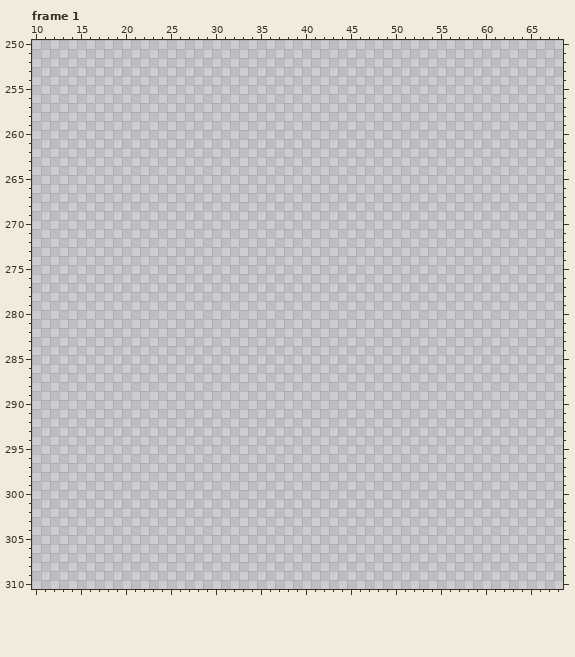
Pixel-art file: art/karlpilkington/pilkington_scale.aseprite. The first picture shows the starting point.
640x360 pixels, 29 frames. Colours within 5 levels of each other are drawn and written as one. Shown: frame 1: x 10..68, y 250..310. The commit also changed other frames or places, which this record leaves out.
Visible layers, top first: "Carl/Minions/Layer 19", "Carl/Minions/Layer 18", "Carl/Bullet/Layer 20", "Carl/CarlSprites/Layer 15", "Carl/CarlSprites/Layer 14", "Carl/CarlSprites/Layer 16", "Carl/CarlSprites/Layer 17", "Stat Ups/Stats", "Layer 1".
Palette (. is transparent): 
Pixels before, frame 1 (only the part around the change), first column x 10:
251 ...........................................................
252 ...........................................................
253 ...........................................................
254 ...........................................................
255 ...........................................................
256 ...........................................................
257 ...........................................................
258 ...........................................................
259 ...........................................................
260 ...........................................................
261 ...........................................................
262 ...........................................................
263 ...........................................................
264 ...........................................................
265 ...........................................................
266 ...........................................................
267 ...........................................................
268 ...........................................................
269 ...........................................................
270 ...........................................................
271 ...........................................................
272 ...........................................................
273 ...........................................................
274 ...........................................................
275 ...........................................................
276 ...........................................................
277 ...........................................................
278 ...........................................................
279 ...........................................................
280 ...........................................................
281 ...........................................................
282 ...........................................................
283 ...........................................................
284 ...........................................................
285 ...........................................................
286 ...........................................................
287 ...........................................................
288 ...........................................................
289 ...........................................................
290 ...........................................................
291 ...........................................................
292 ...........................................................
293 ...........................................................
294 ...........................................................
295 ...........................................................
296 ...........................................................
297 ...........................................................
298 ...........................................................
299 ...........................................................
300 ...........................................................
301 ...........................................................
302 ...........................................................
303 ...........................................................
304 ...........................................................
305 ...........................................................
306 ...........................................................
307 ...........................................................
308 ...........................................................
309 ...........................................................
310 ...........................................................
After the commit:
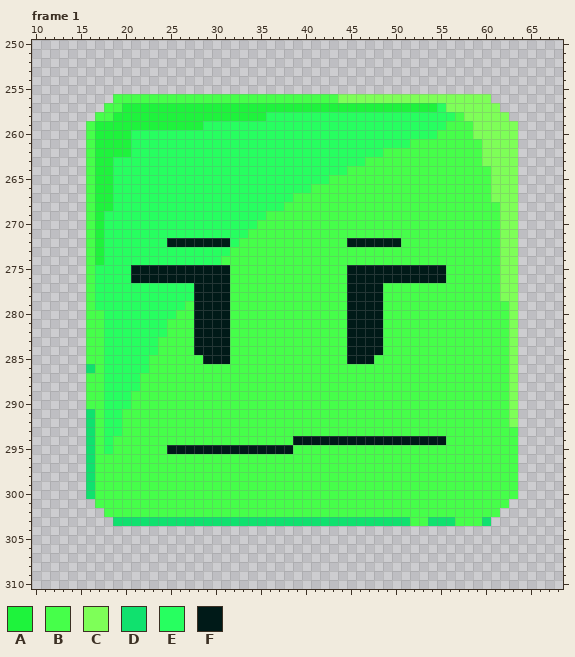
Colours new in this view: A #1ef33c  B #46ff4a  C #7eff58  D #10e16e  E #27ff60  F #001a18
Difference:
layer "Dummy/Layer 21" added
layer "Dummy/Layer 22" added
Changed rows in their new state; - is an unchanged pixel.
Frame 1, layers "Dummy/Layer 22", "Dummy/Layer 21":
first column x 16:
256 ---BBBBBBBBBBBBBBBBBBBBBBBBBCCCCCCCCCCCCCCCCC---
257 --BBAAAAAAAAAAAAAAAAAAAAAAAAAAAAAAAAAAAECCCCCC--
258 -BBAAAAAAAAAAAAAAAAAEEEEEEEEEEEEEEEEEEEEEBCCCCC-
259 BAAAAAAAAAAAAEEEEEEEEEEEEEEEEEEEEEEEEEEEBBBCCCCC
260 BAAAAEEEEEEEEEEEEEEEEEEEEEEEEEEEEEEEEEEBBBBCCCCC
261 BAAAAEEEEEEEEEEEEEEEEEEEEEEEEEEEEEEEBBBBBBBBCCCC
262 BAAAAEEEEEEEEEEEEEEEEEEEEEEEEEEEEBBBBBBBBBBBCCCC
263 BAAEEEEEEEEEEEEEEEEEEEEEEEEEEEEBBBBBBBBBBBBBCCCC
264 BAAEEEEEEEEEEEEEEEEEEEEEEEEEEBBBBBBBBBBBBBBBBCCC
265 BAAEEEEEEEEEEEEEEEEEEEEEEEEBBBBBBBBBBBBBBBBBBCCC
266 BAAEEEEEEEEEEEEEEEEEEEEEEBBBBBBBBBBBBBBBBBBBBCCC
267 BAAEEEEEEEEEEEEEEEEEEEEBBBBBBBBBBBBBBBBBBBBBBCCC
268 BAAEEEEEEEEEEEEEEEEEEEBBBBBBBBBBBBBBBBBBBBBBBBCC
269 BAEEEEEEEEEEEEEEEEEEBBBBBBBBBBBBBBBBBBBBBBBBBBCC
270 BAEEEEEEEEEEEEEEEEEBBBBBBBBBBBBBBBBBBBBBBBBBBBCC
271 BAEEEEEEEEEEEEEEEEBBBBBBBBBBBBBBBBBBBBBBBBBBBBCC
272 BAEEEEEEEFFFFFFFEBBBBBBBBBBBBFFFFFFBBBBBBBBBBBCC
273 BAEEEEEEEEEEEEEEBBBBBBBBBBBBBBBBBBBBBBBBBBBBBBCC
274 BAEEEEEEEEEEEEEBBBBBBBBBBBBBBBBBBBBBBBBBBBBBBBCC
275 BEEEEFFFFFFFFFFFBBBBBBBBBBBBBFFFFFFFFFFFBBBBBBCC
276 BEEEEFFFFFFFFFFFBBBBBBBBBBBBBFFFFFFFFFFFBBBBBBCC
277 BEEEEEEEEEEEFFFFBBBBBBBBBBBBBFFFFBBBBBBBBBBBBBCC
278 BEEEEEEEEEEEFFFFBBBBBBBBBBBBBFFFFBBBBBBBBBBBBBCC
279 BEEEEEEEEEEBFFFFBBBBBBBBBBBBBFFFFBBBBBBBBBBBBBBC
280 BBEEEEEEEEBBFFFFBBBBBBBBBBBBBFFFFBBBBBBBBBBBBBBC
281 BBEEEEEEEBBBFFFFBBBBBBBBBBBBBFFFFBBBBBBBBBBBBBBC
282 BBEEEEEEEBBBFFFFBBBBBBBBBBBBBFFFFBBBBBBBBBBBBBBC
283 BBEEEEEEBBBBFFFFBBBBBBBBBBBBBFFFFBBBBBBBBBBBBBBC
284 BBEEEEEEBBBBFFFFBBBBBBBBBBBBBFFFFBBBBBBBBBBBBBBC
285 BBEEEEEBBBBBBFFFBBBBBBBBBBBBBFFFBBBBBBBBBBBBBBBC
286 DBEEEEEBBBBBBBBBBBBBBBBBBBBBBBBBBBBBBBBBBBBBBBBC
287 BBEEEEBBBBBBBBBBBBBBBBBBBBBBBBBBBBBBBBBBBBBBBBBC
288 BBEEEEBBBBBBBBBBBBBBBBBBBBBBBBBBBBBBBBBBBBBBBBBC
289 BBEEEBBBBBBBBBBBBBBBBBBBBBBBBBBBBBBBBBBBBBBBBBBC
290 BBEEEBBBBBBBBBBBBBBBBBBBBBBBBBBBBBBBBBBBBBBBBBBC
291 DBEEBBBBBBBBBBBBBBBBBBBBBBBBBBBBBBBBBBBBBBBBBBBC
292 DBEEBBBBBBBBBBBBBBBBBBBBBBBBBBBBBBBBBBBBBBBBBBBC
293 DBEEBBBBBBBBBBBBBBBBBBBBBBBBBBBBBBBBBBBBBBBBBBBB
294 DBEBBBBBBBBBBBBBBBBBBBBFFFFFFFFFFFFFFFFFBBBBBBBB
295 DBEBBBBBBFFFFFFFFFFFFFFBBBBBBBBBBBBBBBBBBBBBBBBB
296 DBBBBBBBBBBBBBBBBBBBBBBBBBBBBBBBBBBBBBBBBBBBBBBB
297 DBBBBBBBBBBBBBBBBBBBBBBBBBBBBBBBBBBBBBBBBBBBBBBB
298 DBBBBBBBBBBBBBBBBBBBBBBBBBBBBBBBBBBBBBBBBBBBBBBB
299 DBBBBBBBBBBBBBBBBBBBBBBBBBBBBBBBBBBBBBBBBBBBBBBB
300 DBBBBBBBBBBBBBBBBBBBBBBBBBBBBBBBBBBBBBBBBBBBBBBB
301 -BBBBBBBBBBBBBBBBBBBBBBBBBBBBBBBBBBBBBBBBBBBBBB-
302 --BBBBBBBBBBBBBBBBBBBBBBBBBBBBBBBBBBBBBBBBBBBB--
303 ---DDDDDDDDDDDDDDDDDDDDDDDDDDDDDDDDDBBDDDBBBD---
Boxes around the changes in both pictures, in picture pixels (x1, y1, x2, y2):
added: (86, 94, 518, 526)
